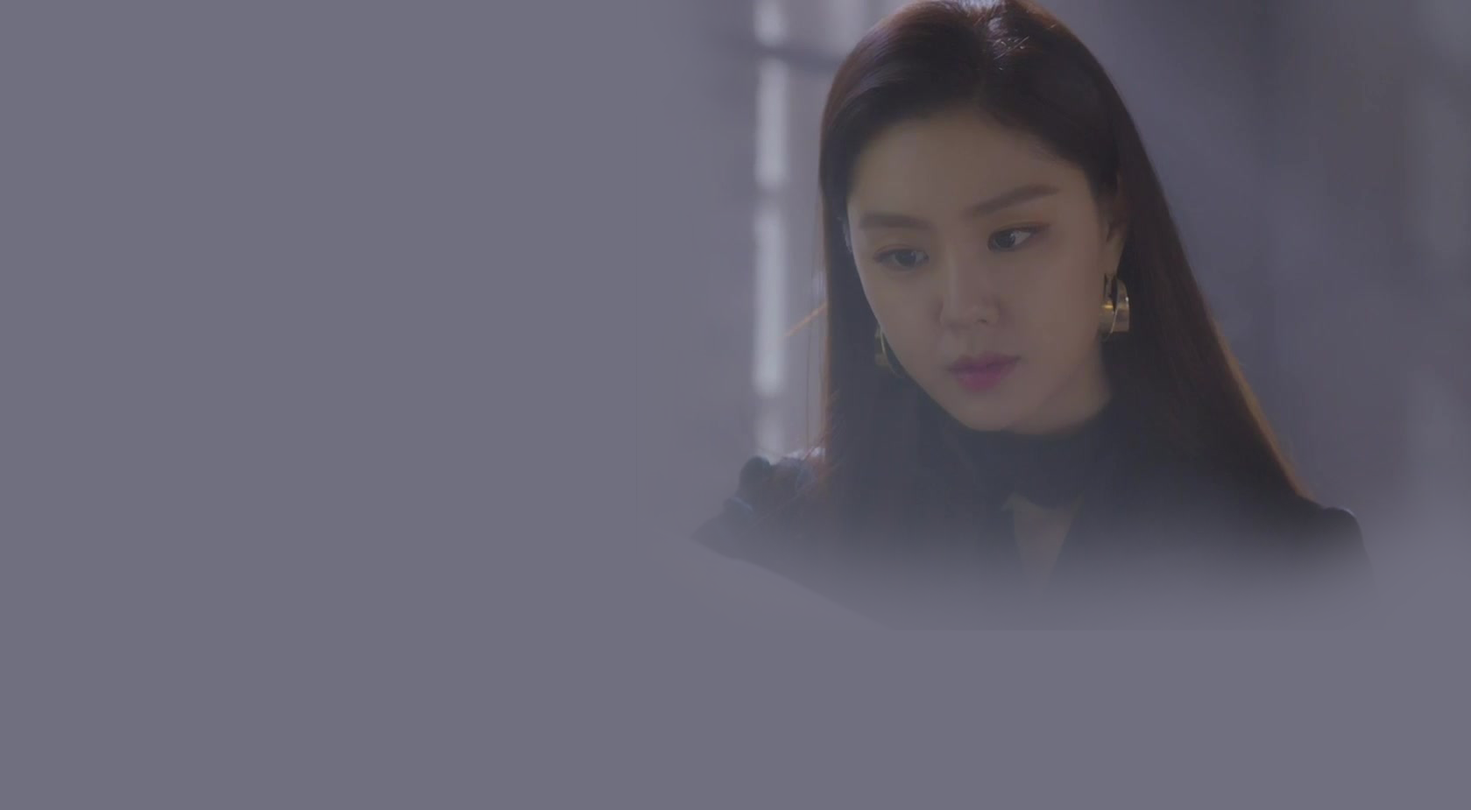
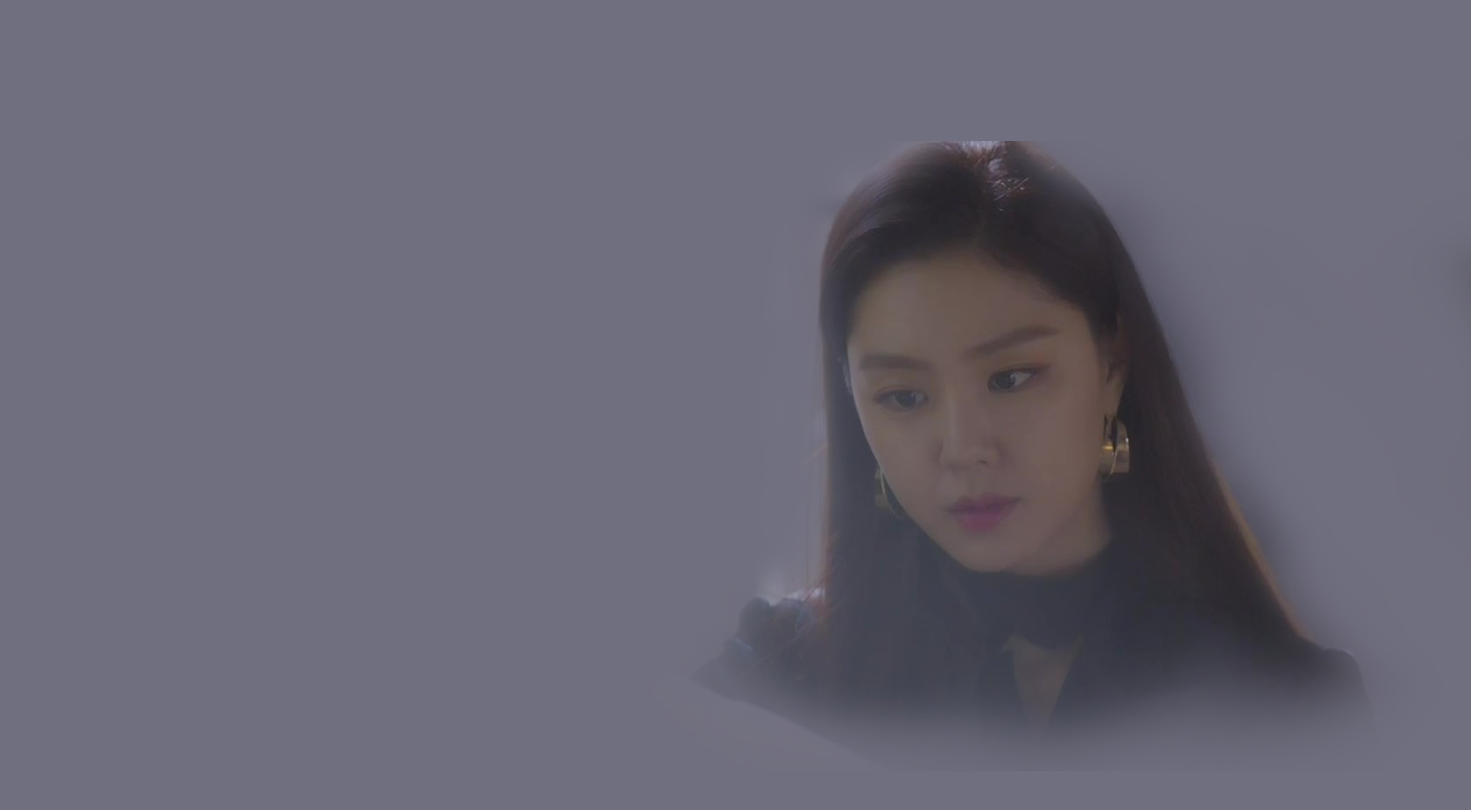
Layered file, before and after one edit (1471 x 810). Changes by layer:
painted on "Layer 1" over [635, 0, 1471, 772]
